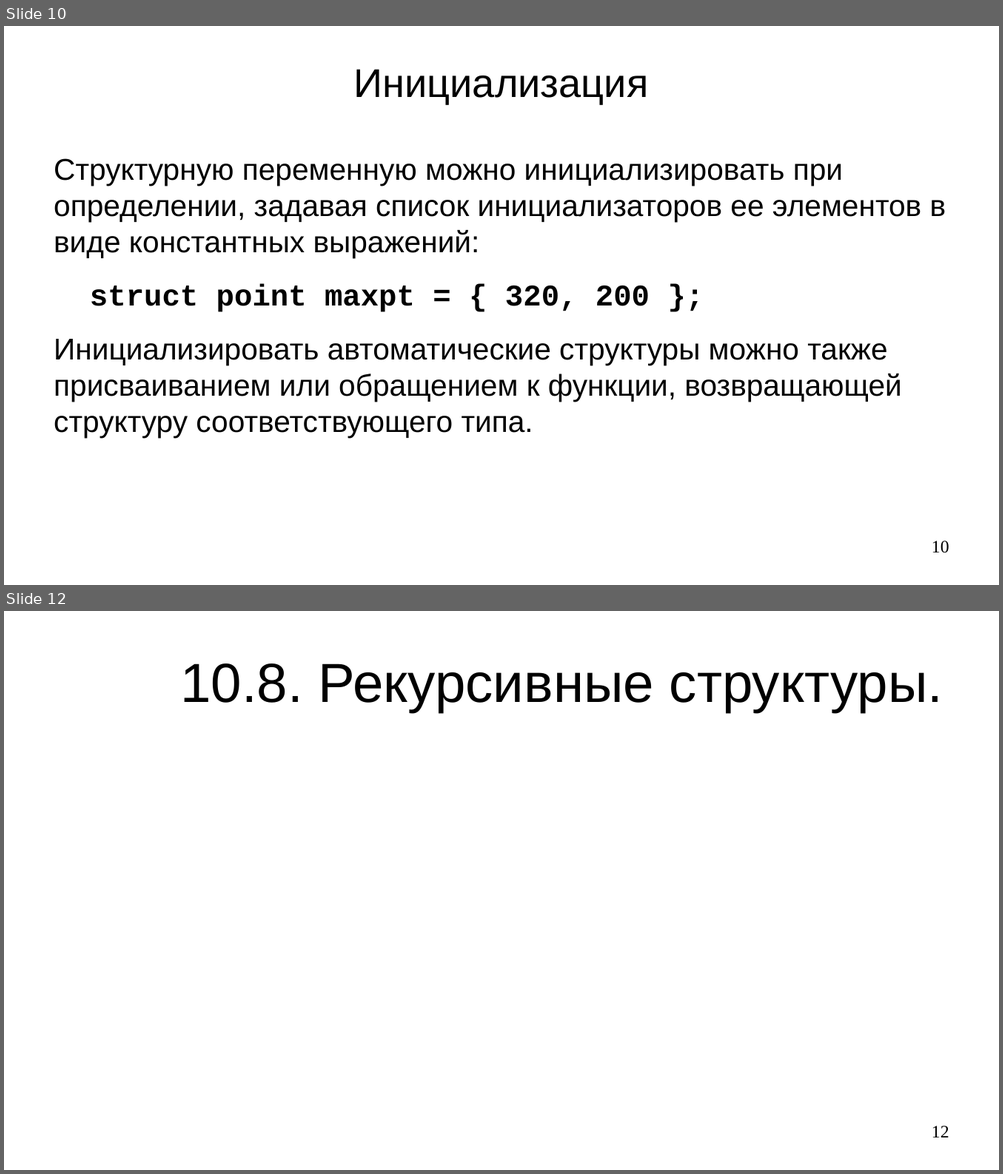
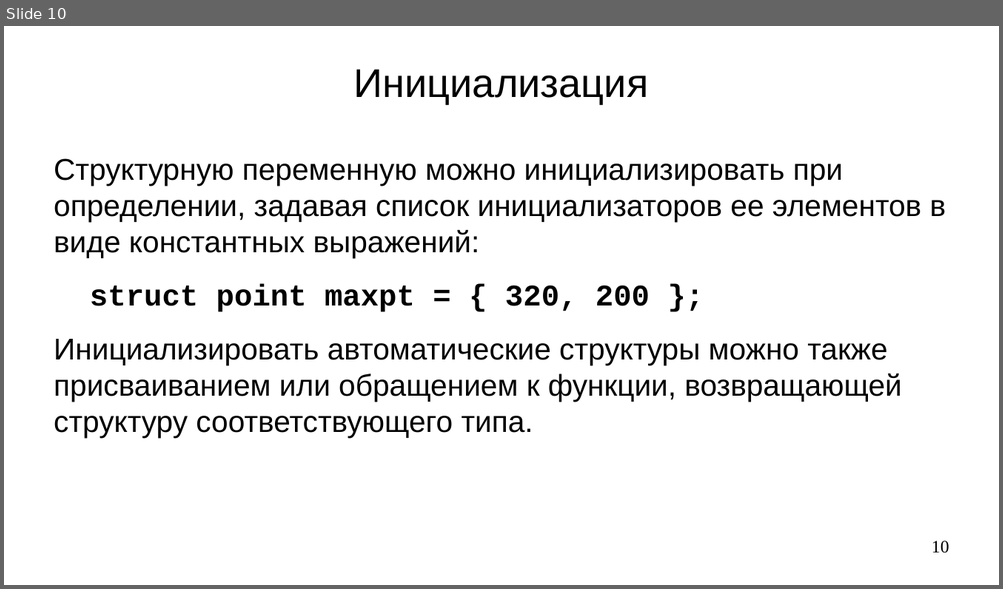
Before and after one commit to steelcraft/stud-lab, a slide deck: Лекции/CBCP01#L7.odp. Shown one above the other, each under a label of ours: slides 10 and 12 before the commit, slide 10 after it; the slides between them are not shown. The pictures are 1003x1174 and 1003x589 pixels, drawn with LibreOffice and Linux fonts; fonts in the diff are those of the drawing. Boxes give left, top, right and bottom in pixels: in the first picture for what was removed or moved away, otherwise in the second. Text is boxed around its words. In the diff, an @@ line names an element or a change of style, - is before the commit and + after.

```diff
--- a/Лекции/CBCP01#L7.odp
+++ b/Лекции/CBCP01#L7.odp
@@ slide 12 removed at <box>4,611,999,1170</box>, background #FFFFFF @@
@@ title removed at <box>180,664,943,712</box> @@
-10.8. Рекурсивные структуры.
@@ page number removed at <box>931,1126,949,1138</box> @@
-12
```
Also in this commit, not shown: 5 slides added, 6 other slides removed.
